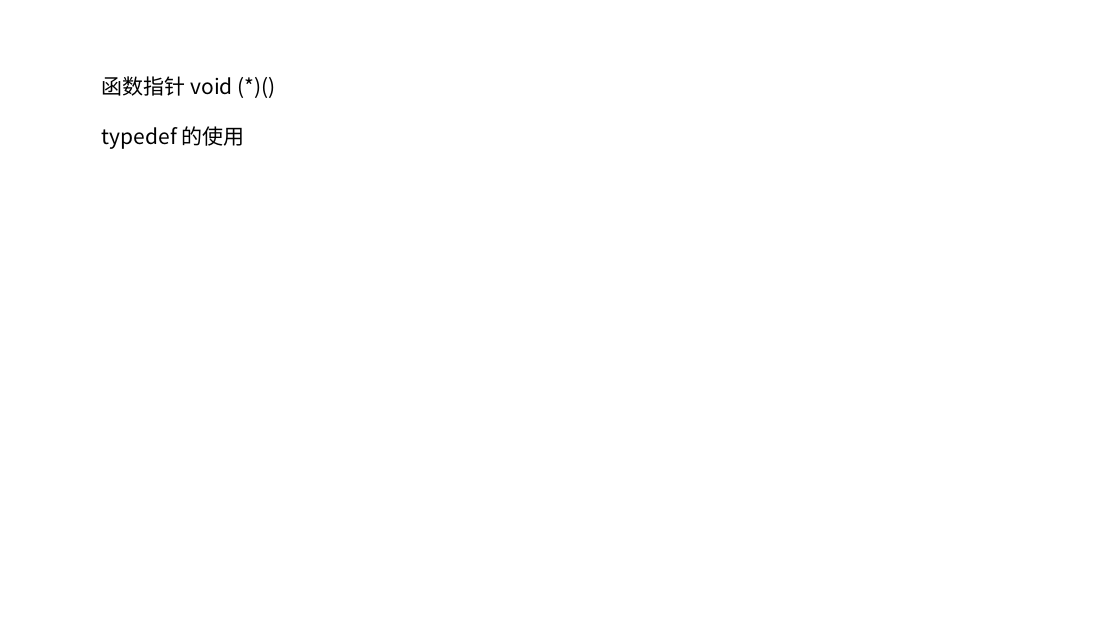
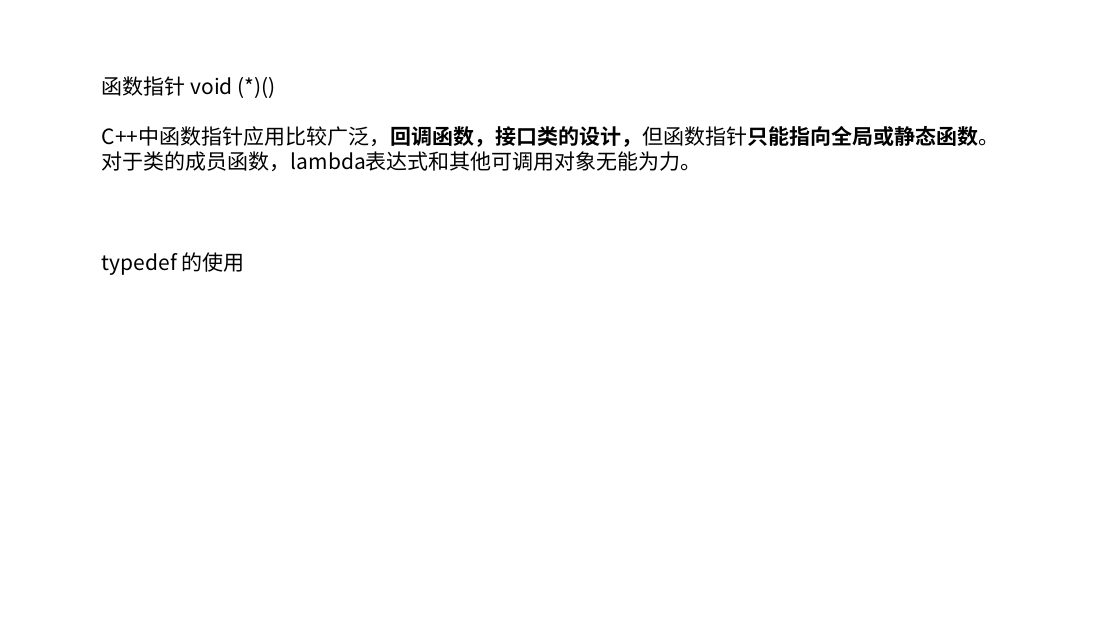
Before and after one commit to Junbao-shell/DevelopCpp, a slide deck: slide 4 of 5.C++/std_function/C++ 函数包装器function.pptx. Drawn at 1120x630 pixels with LibreOffice and Linux fonts; fonts in the diff are those of the drawing. Boxes give left, top, right and bottom in pixels: in the first picture for what was removed or moved away, otherwise in the second. Text is boxed around its words. In the diff, an @@ line names an element or a change of style, - is before the commit and + after.

```diff
--- a/5.C++/std_function/C++ 函数包装器function.pptx
+++ b/5.C++/std_function/C++ 函数包装器function.pptx
@@ text at (x1=102, y1=126, x2=1000, y2=171): paragraph added @@
+C++中函数指针应用比较广泛，回调函数，接口类的设计，但函数指针只能指向全局或静态函数。对于类的成员函数，lambda表达式和其他可调用对象无能为力。
```
Also in this commit, not shown: 1 other file.
